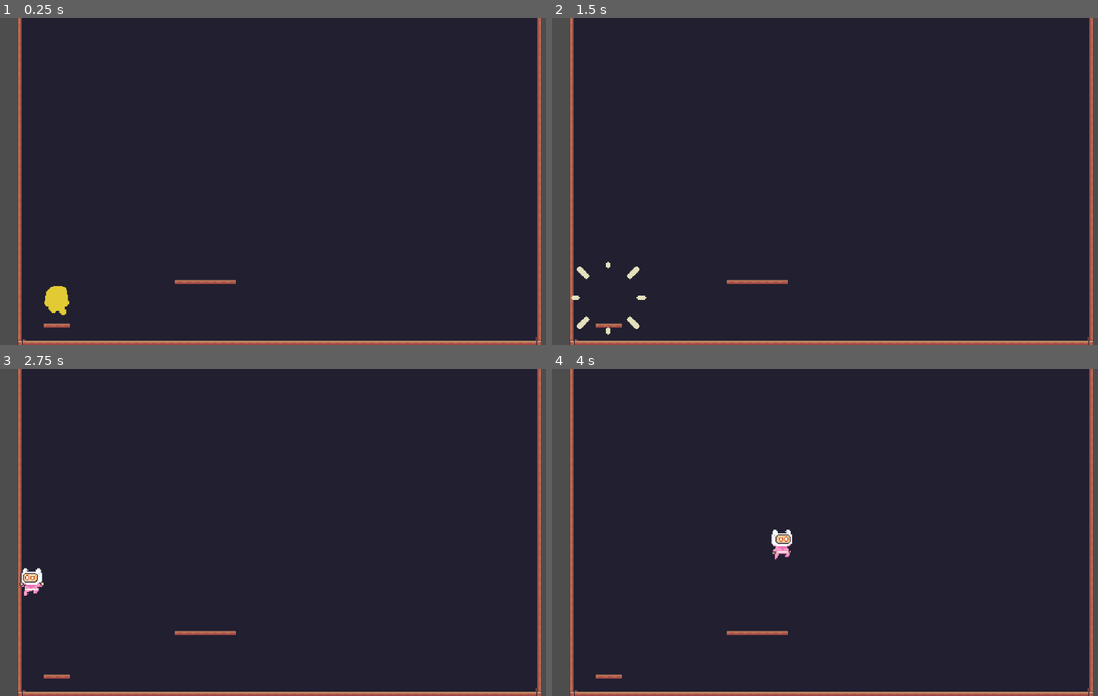
Above: before the commit, frames 1-4 (two rows, left to right).
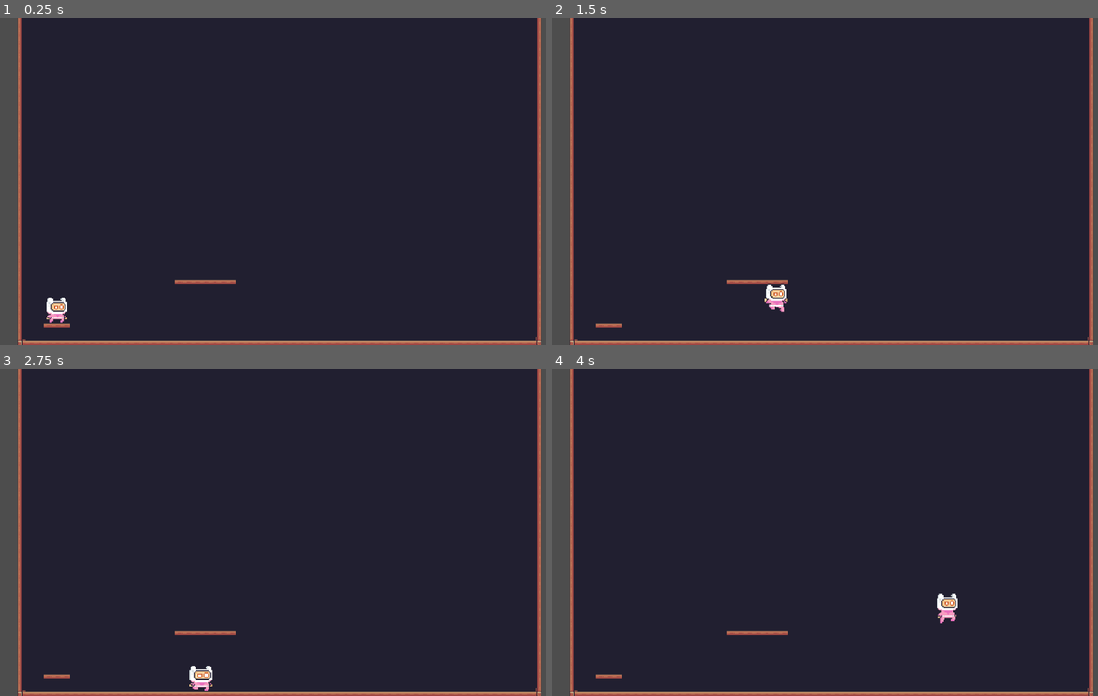
Above: after the commit, the same moments.

Repository: Breno1112/godot_pixel_adventure
Game: Godot game, scene res://scenes/main.tscn
Same seed, same stepped clock (60 frames per second), same inputs: the game is played once before the commit and once after it.
Inputs:
- Up to frame 1 (0.25 s): no input
- Up to frame 2 (1.5 s): hold Ctrl (run) 0.53-1.28 s; hold D (right) from 0.53 s (still down); tap Space (jump) at 0.77, 0.8, 1.07, 1.35 s
- Up to frame 3 (2.75 s): tap Space (jump) at 1.52, 1.82, 2.3 s; tap Ctrl (run) at 1.55 s; release D (right) at 2.03 s; hold A (left) from 2.03 s (still down); hold Ctrl (run) from 2.03 s (still down)
- Up to frame 4 (4 s): release A (left) at 2.78 s; release Ctrl (run) at 2.78 s; hold D (right) from 2.78 s (still down); tap Ctrl (run) at 2.85 s; tap Space (jump) at 3.02, 3.32, 3.6, 3.77 s

The runs differ from the first frame. In frame 1, 0.4% of the frame differs, in the area x 8-13%, y 82-94%; in frame 2, 0.5%, in the area x 3-44%, y 74-97%; in frame 3, 0.5%; in frame 4, 0.5%.

Commit message:
works but is bad

Diff:
--- a/scenes/player.tscn
+++ b/scenes/player.tscn
@@ -1,7 +1,7 @@
 [gd_scene format=3 uid="uid://dilwwiny82ctp"]
 
 [ext_resource type="Texture2D" uid="uid://dotkqpu0qrkuv" path="res://assets/sprites/player/Pink Man/Double Jump (32x32).png" id="1_1jxqw"]
-[ext_resource type="Script" uid="uid://c5qd8m8evqpkg" path="res://scripts/player.gd" id="1_smehm"]
+[ext_resource type="Script" uid="uid://c5qd8m8evqpkg" path="res://scripts/player/player.gd" id="1_d2wvv"]
 [ext_resource type="Texture2D" uid="uid://lhsafnkb34ro" path="res://assets/sprites/player/Pink Man/Fall (32x32).png" id="2_dw050"]
 [ext_resource type="Texture2D" uid="uid://bh75w0kmcedjp" path="res://assets/sprites/player/Pink Man/Hit (32x32).png" id="3_b26j0"]
 [ext_resource type="Texture2D" uid="uid://ducf180isar3y" path="res://assets/sprites/player/Pink Man/Idle (32x32).png" id="4_n7ghd"]
@@ -11,6 +11,7 @@
 [ext_resource type="Texture2D" uid="uid://cp5mhxefh52u" path="res://assets/sprites/player/Appearing (96x96).png" id="8_y4r1p"]
 [ext_resource type="AudioStream" uid="uid://bit11r5xxjlk" path="res://assets/sounds/male_grunt_jump.wav" id="9_ur7pv"]
 [ext_resource type="AudioStream" uid="uid://bsjpdfempyymo" path="res://assets/sounds/player_spawn.mp3" id="11_d2wvv"]
+[ext_resource type="Script" uid="uid://c73870obyea6e" path="res://scripts/player/player_movement.gd" id="12_3v2ag"]
 
 [sub_resource type="AtlasTexture" id="AtlasTexture_bwjto"]
 atlas = ExtResource("1_1jxqw")
@@ -410,13 +411,7 @@
 
 [node name="Player" type="CharacterBody2D" unique_id=1616248420]
 scale = Vector2(2, 2)
-script = ExtResource("1_smehm")
-WALK_VELOCITY = 300.0
-JUMP_VELOCITY = -850.0
-MAX_RUN_VELOCITY = 500.0
-RUN_ACCELERATION = 200.0
-RUN_DEACCELERATION = 200.0
-SPAWN_ANIMATION_DURATION_SECONDS = 2
+script = ExtResource("1_d2wvv")
 
 [node name="AnimatedSprite2D" type="AnimatedSprite2D" parent="." unique_id=751301151]
 texture_filter = 1
@@ -434,3 +429,8 @@
 
 [node name="SpawnSound" type="AudioStreamPlayer2D" parent="." unique_id=2026347722]
 stream = ExtResource("11_d2wvv")
+
+[node name="PlayerMovement" type="Node" parent="." unique_id=703181754]
+script = ExtResource("12_3v2ag")
+WALK_VELOCITY = 300.0
+MAX_RUN_VELOCITY = 800.0
--- a/scripts/player.gd
+++ b/scripts/player/player.gd
@@ -3,6 +3,9 @@
 @onready var animated_sprite_2d: AnimatedSprite2D = $AnimatedSprite2D
 @onready var jump_sound: AudioStreamPlayer2D = $JumpSound
 @onready var spawn_sound: AudioStreamPlayer2D = $SpawnSound
+@onready var player_movement: Node = $PlayerMovement
+
+
 
 @export var WALK_VELOCITY: float = 150.0
 @export var JUMP_VELOCITY: float = -400.0
@@ -17,10 +20,12 @@
 
 
 func _ready() -> void:
+	player_movement.init(self)
 	spawn_player()
-	current_speed_limit = WALK_VELOCITY
+	#current_speed_limit = WALK_VELOCITY
 
 func spawn_player():
+	player_movement.set_can_move(false)
 	can_control = false
 	animated_sprite_2d.play("spawn")
 	spawn_sound.play()
@@ -28,6 +33,7 @@
 	await get_tree().create_timer(SPAWN_ANIMATION_DURATION_SECONDS) .timeout
 	animated_sprite_2d.stop()
 	animated_sprite_2d.play("idle")
+	player_movement.set_can_move(true)
 	can_control = true
 	print("animation finished")
 
@@ -35,36 +41,28 @@
 func _physics_process(delta: float) -> void:
 	if not can_control:
 		return
-	apply_gravity(delta)
 	handle_jump()
-	update_run_state(delta)
+	update_run_state()
 	handle_horizontal_movement()
 	update_animation()
 
 	move_and_slide()
 
 
-func apply_gravity(delta: float) -> void:
-	if not is_on_floor():
-		velocity += get_gravity() * delta
+func handle_jump() -> void:
+	if Input.is_action_just_pressed("jump"):
+		player_movement.start_jumping()
+		return
+	if Input.is_action_just_released("jump"):
+		player_movement.stop_jumping()
 
 
-func handle_jump() -> void:
-	if Input.is_action_just_pressed("jump") and can_jump():
-		do_jump()
+func update_run_state() -> void:
+	if should_accelerate_run():
+		player_movement.start_running()
 
-
-func update_run_state(delta: float) -> void:
-	if should_accelerate_run():
-		current_speed_limit = min(
-			current_speed_limit + RUN_ACCELERATION * delta,
-			MAX_RUN_VELOCITY
-		)
 	else:
-		current_speed_limit = max(
-			current_speed_limit - RUN_DEACCELERATION * delta,
-			WALK_VELOCITY
-		)
+		player_movement.stop_running()
 
 
 func should_accelerate_run() -> bool:
@@ -77,16 +75,17 @@
 
 func handle_horizontal_movement() -> void:
 	var direction := Input.get_axis("left", "right")
+	player_movement.handle_horizontal_movement(direction)
 
-	if direction != 0:
-		velocity.x = direction * current_speed_limit
-		update_facing_direction(direction)
-	else:
-		velocity.x = move_toward(
-			velocity.x,
-			0,
-			current_speed_limit
-		)
+	#if direction != 0:
+		#velocity.x = direction * current_speed_limit
+		#update_facing_direction(direction)
+	#else:
+		#velocity.x = move_toward(
+			#velocity.x,
+			#0,
+			#current_speed_limit
+		#)
 
 
 func update_facing_direction(direction: float) -> void:
@@ -110,11 +109,7 @@
 		animated_sprite_2d.animation = "idle"
 
 
-func can_jump() -> bool:
-	return is_on_floor()
-
-
 func do_jump() -> void:
-	velocity.y = JUMP_VELOCITY
+	#velocity.y = JUMP_VELOCITY
 	animated_sprite_2d.animation = "jump"
 	jump_sound.play()
--- /dev/null
+++ b/scripts/player/player_movement.gd
@@ -0,0 +1,83 @@
+extends Node
+
+var player: CharacterBody2D
+
+@export var WALK_VELOCITY: float = 150.0
+@export var JUMP_VELOCITY: float = -850.0
+@export var MAX_RUN_VELOCITY: float = 300.0
+@export var RUN_ACCELERATION: float = 300.0
+@export var RUN_DEACCELERATION: float = 400.0
+@export var SPAWN_ANIMATION_DURATION_SECONDS: int = 0
+
+var current_speed_limit: float
+var is_player_running: bool = false
+var is_player_jumping: bool = false
+var can_move: bool = false
+
+
+func init(p: CharacterBody2D):
+	player = p
+	current_speed_limit = WALK_VELOCITY
+
+
+func _physics_process(delta: float) -> void:
+	if not can_move:
+		return
+	apply_gravity(delta)
+	handle_jump()
+	update_run_state(delta)
+	#move_and_slide()
+
+func set_can_move(new_value: bool):
+	can_move = new_value
+
+func start_running():
+	is_player_running = true
+
+func stop_running():
+	is_player_running = false
+
+
+func apply_gravity(delta: float) -> void:
+	if not player.is_on_floor():
+		player.velocity += player.get_gravity() * delta
+
+func update_run_state(delta: float) -> void:
+	if is_player_running:
+		current_speed_limit = min(
+			current_speed_limit + RUN_ACCELERATION * delta,
+			MAX_RUN_VELOCITY
+		)
+	else:
+		current_speed_limit = max(
+			current_speed_limit - RUN_DEACCELERATION * delta,
+			WALK_VELOCITY
+		)
+
+func handle_horizontal_movement(direction: float) -> void:
+
+	if direction != 0:
+		player.velocity.x = direction * current_speed_limit
+	else:
+		player.velocity.x = move_toward(
+			player.velocity.x,
+			0,
+			current_speed_limit
+		)
+
+func handle_jump() -> void:
+	if is_player_jumping and can_jump():
+		do_jump()
+
+func can_jump() -> bool:
+	return player.is_on_floor()
+
+
+func do_jump() -> void:
+	player.velocity.y = JUMP_VELOCITY
+
+func start_jumping():
+	is_player_jumping = true
+
+func stop_jumping():
+	is_player_jumping = false
Renamed: scripts/player.gd.uid -> scripts/player/player.gd.uid
Not shown, added: scripts/player/player_movement.gd.uid
